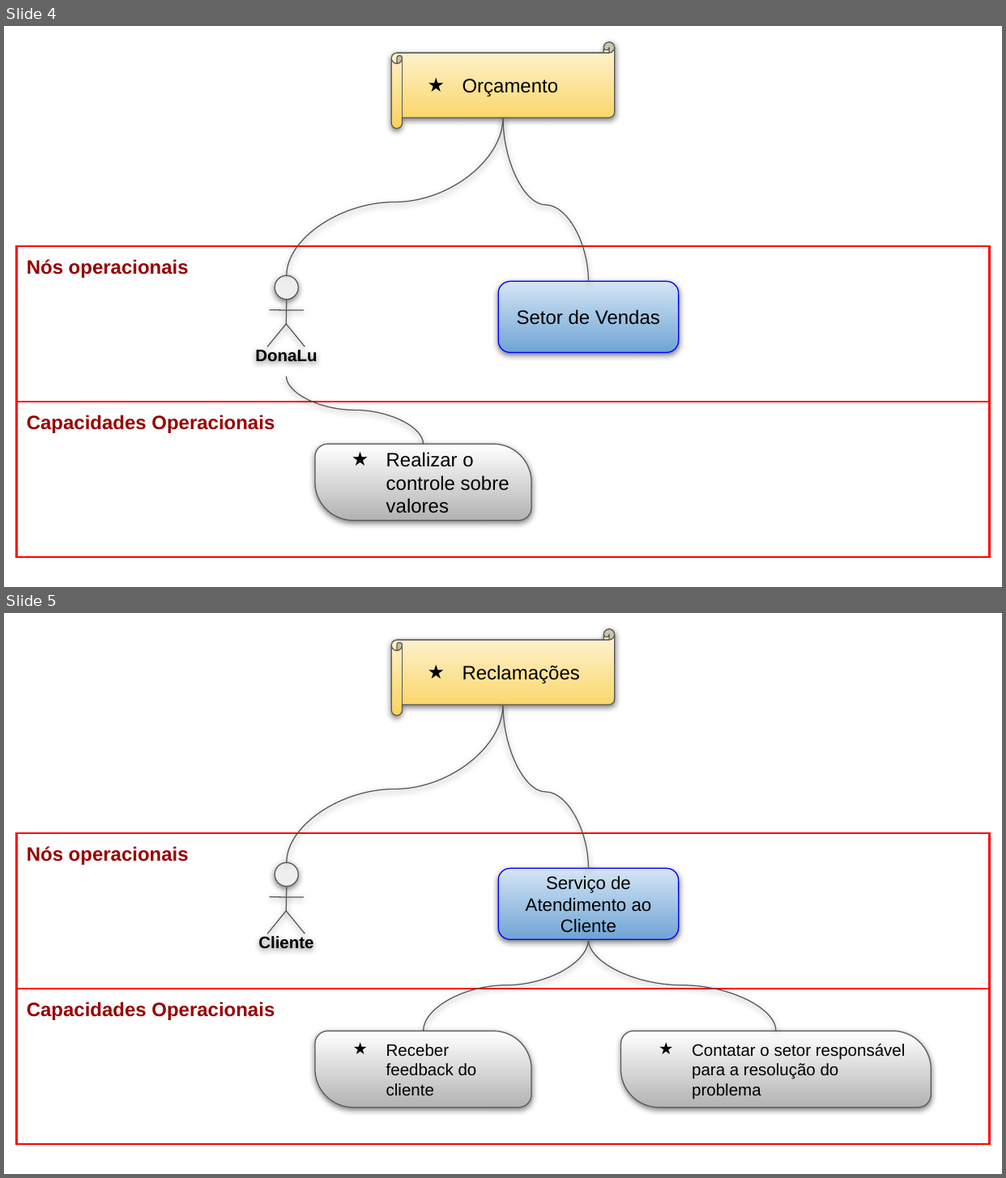
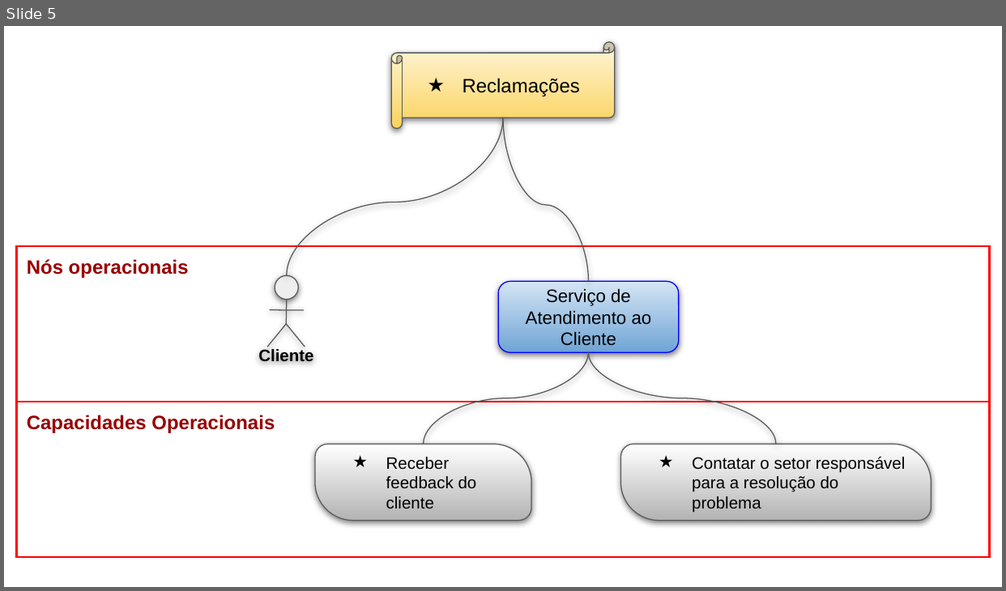
Before and after one commit to Andre-Narciso/ES-AC01, a slide deck: 15. Arquitetura de Negócio para cada Cenário.pptx. Shown one above the other, each under a label of ours: slides 4 and 5 before the commit, slide 5 after it. The pictures are 1006x1178 and 1006x591 pixels, drawn with LibreOffice and Linux fonts; fonts in the diff are those of the drawing. Boxes give left, top, right and bottom in pixels: in the first picture for what was removed or moved away, otherwise in the second. Text is boxed around its words. In the diff, an @@ line names an element or a change of style, - is before the commit and + after.

```diff
--- a/15. Arquitetura de Negócio para cada Cenário.pptx
+++ b/15. Arquitetura de Negócio para cada Cenário.pptx
@@ slide 4 removed at (4, 26, 1002, 587), background #FFFFFF @@
@@ horizontal scroll removed at (391, 42, 615, 129) @@
-★ Orçamento
@@ curved line removed from (287, 275) to (503, 118) @@
@@ curved line removed from (503, 118) to (589, 281) @@
@@ table removed at (17, 246, 990, 574), 2 rows, 1 columns @@
-Nós operacionais
-Capacidades Operacionais
@@ rounded rectangle removed at (498, 281, 679, 352) @@
-Setor de Vendas
@@ group removed at (255, 275, 317, 362): 4 lines, 1 ellipse, 1 text @@
-DonaLu
@@ curved line removed from (287, 376) to (423, 444) @@
@@ round diag rect removed at (315, 444, 532, 521) @@
-★ Realizar o controle sobre valores
```
Also in this commit, not shown: 3 slides changed, 1 slide added.
